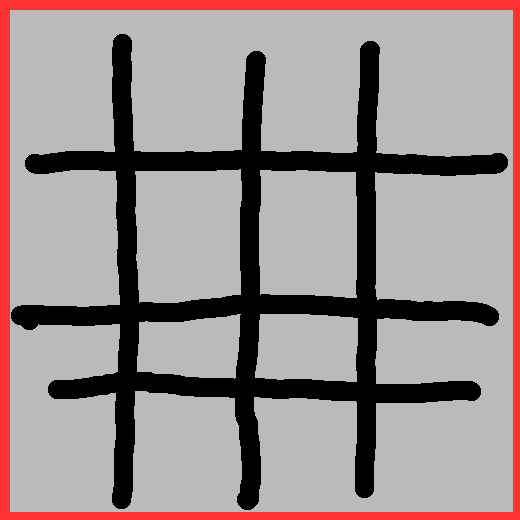
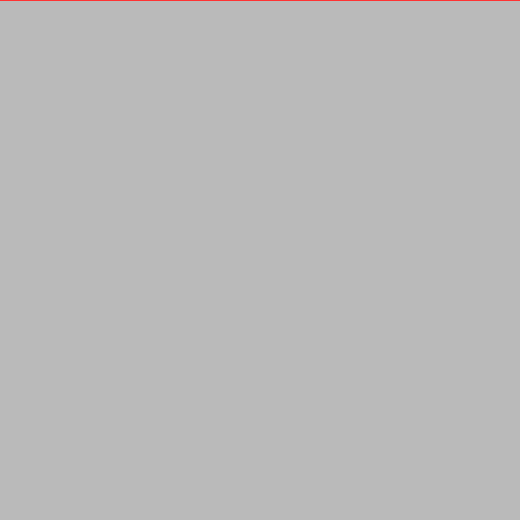
The second 520 × 520 image is a revision of the first. Changes to its layers:
hid "Layer" over [11, 34, 508, 510]
painted on "Background" over [0, 1, 520, 520]
